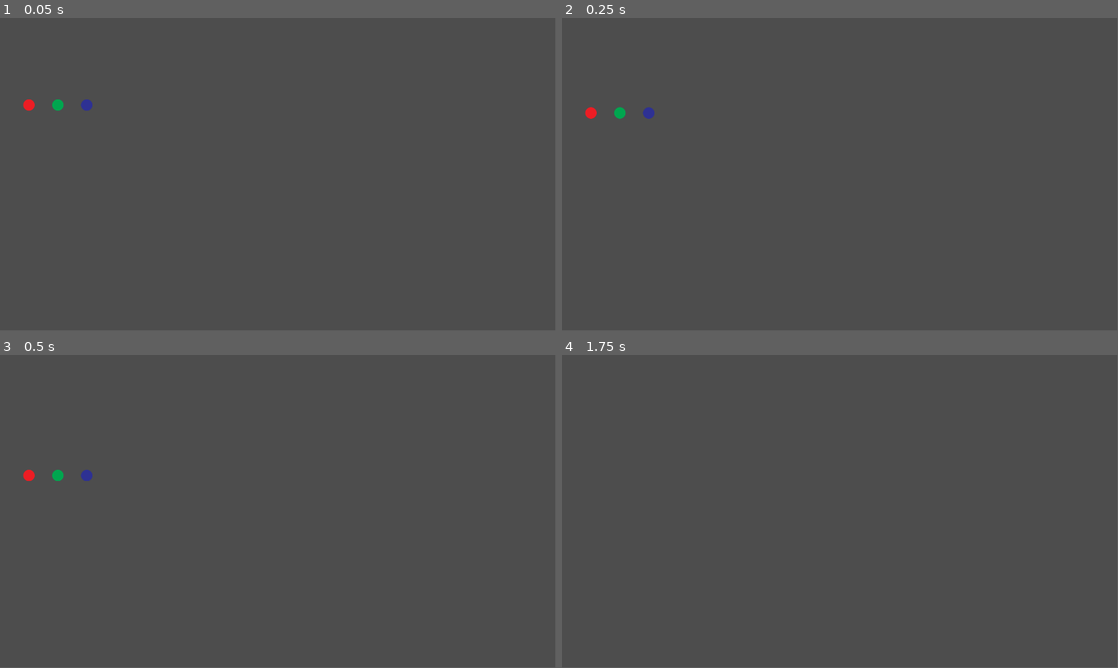
Above: before the commit, frames 1-4 (two rows, left to right).
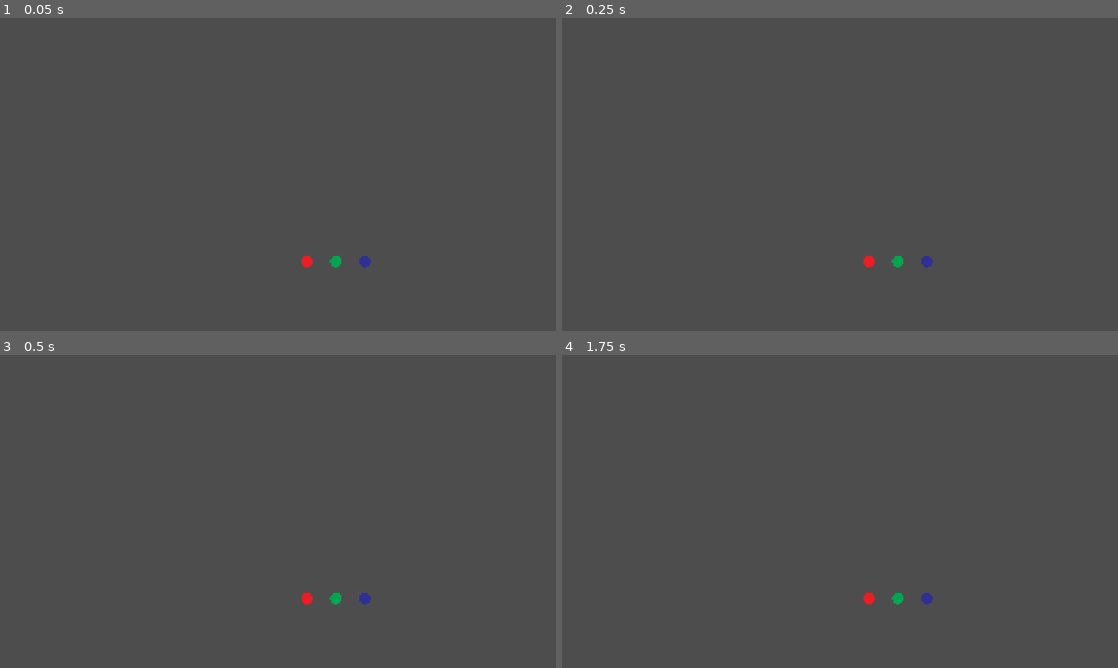
Above: after the commit, the same moments.

Repository: jhb1a/dot-racing
Game: Godot game, scene res://scenes/game.tscn
Two runs of this game, one before a commit and one after it. Both use one fixed random seed, a clock stepped at 60 frames per second and the inputs below.
Inputs:
- Up to frame 1 (0.05 s): no input
- Up to frame 2 (0.25 s): no input
- Up to frame 3 (0.5 s): no input
- Up to frame 4 (1.75 s): no input
In our replay, the window is 799x449 before the commit and 800x450 after it. These sizes can differ from the game's own. Grey fills any space a smaller window leaves; there, only what the larger window draws over its background counts as a difference.

The runs differ from the first frame. In frame 1, 0.4% of the frame differs, in the area x 4-67%, y 26-80%; in frame 2, 0.4%, in the area x 4-67%, y 28-80%; in frame 3, 0.4%; in frame 4, 0.2%.

Commit message:
Added collisionpolygon2d nodes for walls

Diff:
--- a/project.godot
+++ b/project.godot
@@ -19,10 +19,12 @@
 
 window/size/viewport_width=1920
 window/size/viewport_height=1080
+window/stretch/mode="canvas_items"
 
 [physics]
 
 3d/physics_engine="Jolt Physics"
+2d/default_gravity=0.0
 
 [rendering]
 
--- a/scenes/game.tscn
+++ b/scenes/game.tscn
@@ -1,6 +1,10 @@
 [gd_scene format=3 uid="uid://bqkeuu3adkmwn"]
 
 [ext_resource type="Script" uid="uid://bvj1pv6iiaov7" path="res://scripts/game.gd" id="1_uwrxv"]
+
+[sub_resource type="CapsuleShape2D" id="CapsuleShape2D_uwrxv"]
+radius = 201.0
+height = 622.0
 
 [node name="Game" type="Control" unique_id=1570192477]
 layout_mode = 3
@@ -13,6 +17,16 @@
 
 [node name="Racetrack" type="Node2D" parent="." unique_id=1935482584]
 
-[node name="StaticBody2D" type="StaticBody2D" parent="Racetrack" unique_id=470528282]
+[node name="InnerWall" type="StaticBody2D" parent="Racetrack" unique_id=470528282]
 
-[node name="CollisionShape2D" type="CollisionShape2D" parent="Racetrack/StaticBody2D" unique_id=1079284527]
+[node name="CollisionShape2D" type="CollisionShape2D" parent="Racetrack/InnerWall" unique_id=791109679]
+rotation = 1.5707964
+shape = SubResource("CapsuleShape2D_uwrxv")
+
+[node name="OuterWall" type="StaticBody2D" parent="Racetrack" unique_id=395757441]
+
+[node name="CollisionPolygon2D" type="CollisionPolygon2D" parent="Racetrack/OuterWall" unique_id=1108529524]
+position = Vector2(-960, -544)
+polygon = PackedVector2Array(0, 0, 768, 0, 640, 48, 512, 128, 416, 216, 336, 352, 296, 480, 296, 608, 336, 744, 424, 872, 512, 960, 640, 1040, 768, 1080, 0, 1080)
+
+[node name="Camera2D" type="Camera2D" parent="." unique_id=242723163]
